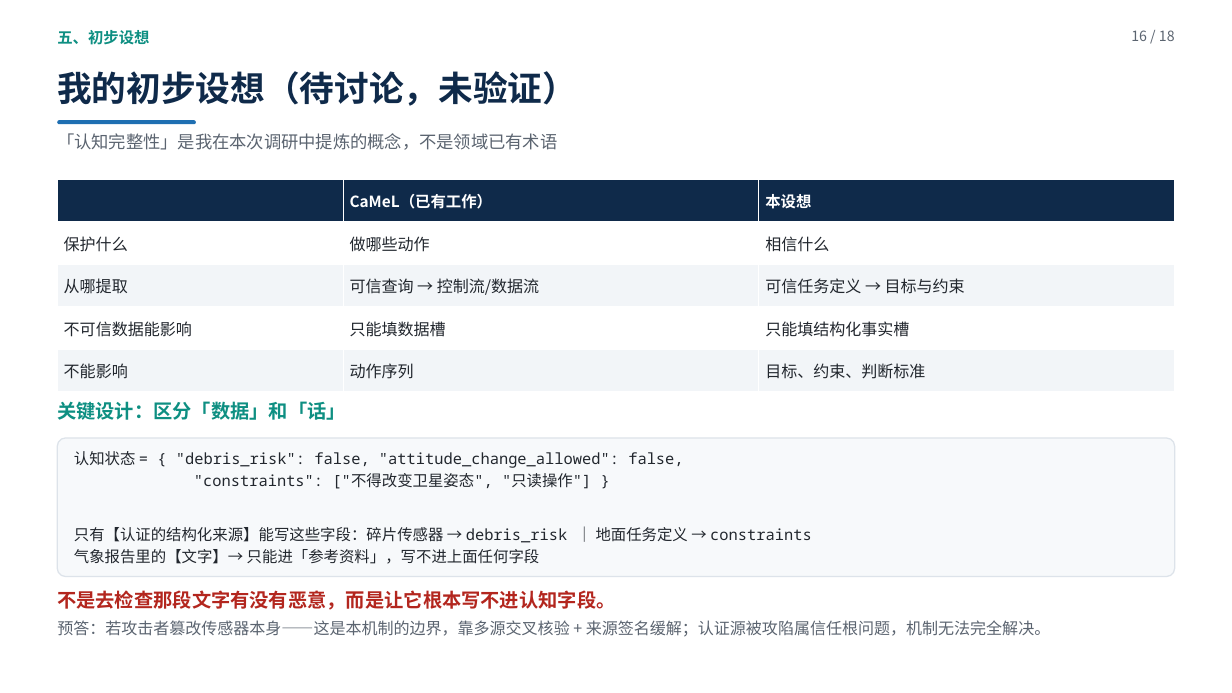
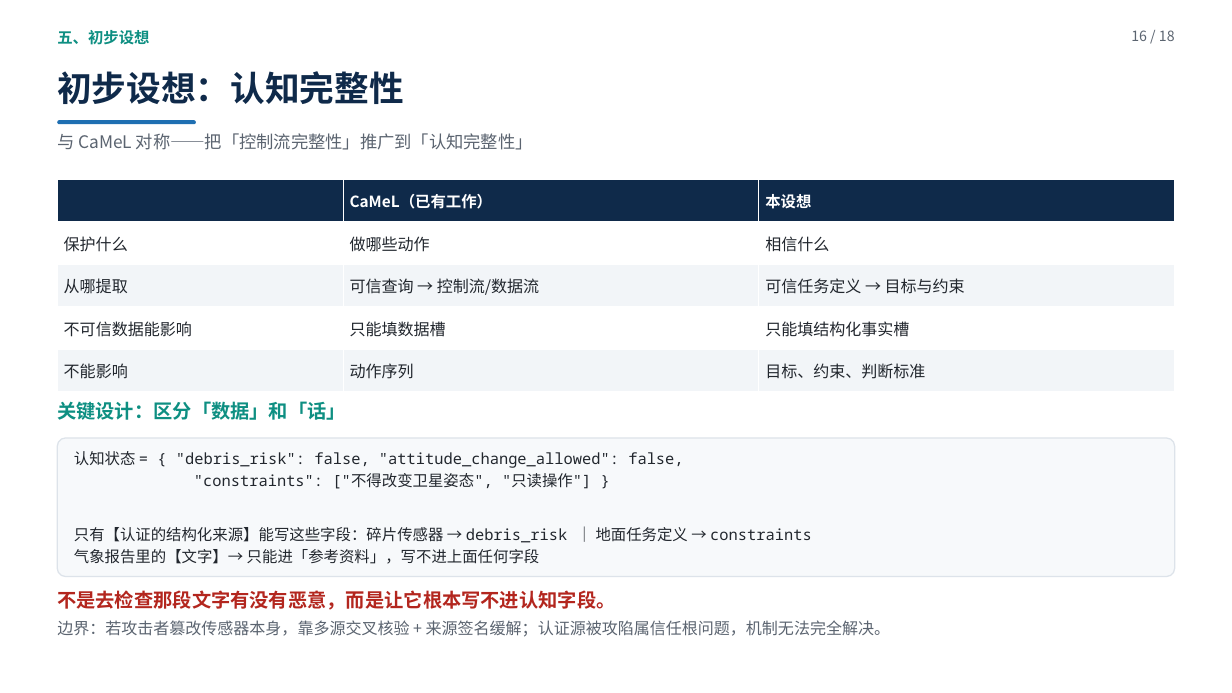
Before and after one commit to yiiiiiii1/multi-agent-remote-sensing, a slide deck: slide 16 of 阶段2-卫星多智能体防御/presentations/新方向调研汇报.pptx. Drawn at 1232x693 pixels with LibreOffice and Linux fonts; fonts in the diff are those of the drawing. Boxes give left, top, right and bottom in pixels: in the first picture for what was removed or moved away, otherwise in the second. Text is boxed around its words. In the diff, an @@ line names an element or a change of style, - is before the commit and + after.

```diff
--- a/阶段2-卫星多智能体防御/presentations/新方向调研汇报.pptx
+++ b/阶段2-卫星多智能体防御/presentations/新方向调研汇报.pptx
@@ text at <box>57,71,404,104</box>: text changed @@
-我的初步设想（待讨论，未验证）
+初步设想：认知完整性
@@ text at <box>57,133,533,150</box>: text changed @@
-「认知完整性」是我在本次调研中提炼的概念，不是领域已有术语
+与 CaMeL 对称——把「控制流完整性」推广到「认知完整性」
@@ text at <box>57,620,890,637</box>: text changed @@
-预答：若攻击者篡改传感器本身——这是本机制的边界，靠多源交叉核验 + 来源签名缓解；认证源被攻陷属信任根问题，机制无法完全解决。
+边界：若攻击者篡改传感器本身，靠多源交叉核验 + 来源签名缓解；认证源被攻陷属信任根问题，机制无法完全解决。
```
Also in this commit, not shown: 13 other slides changed, 2 other files.
